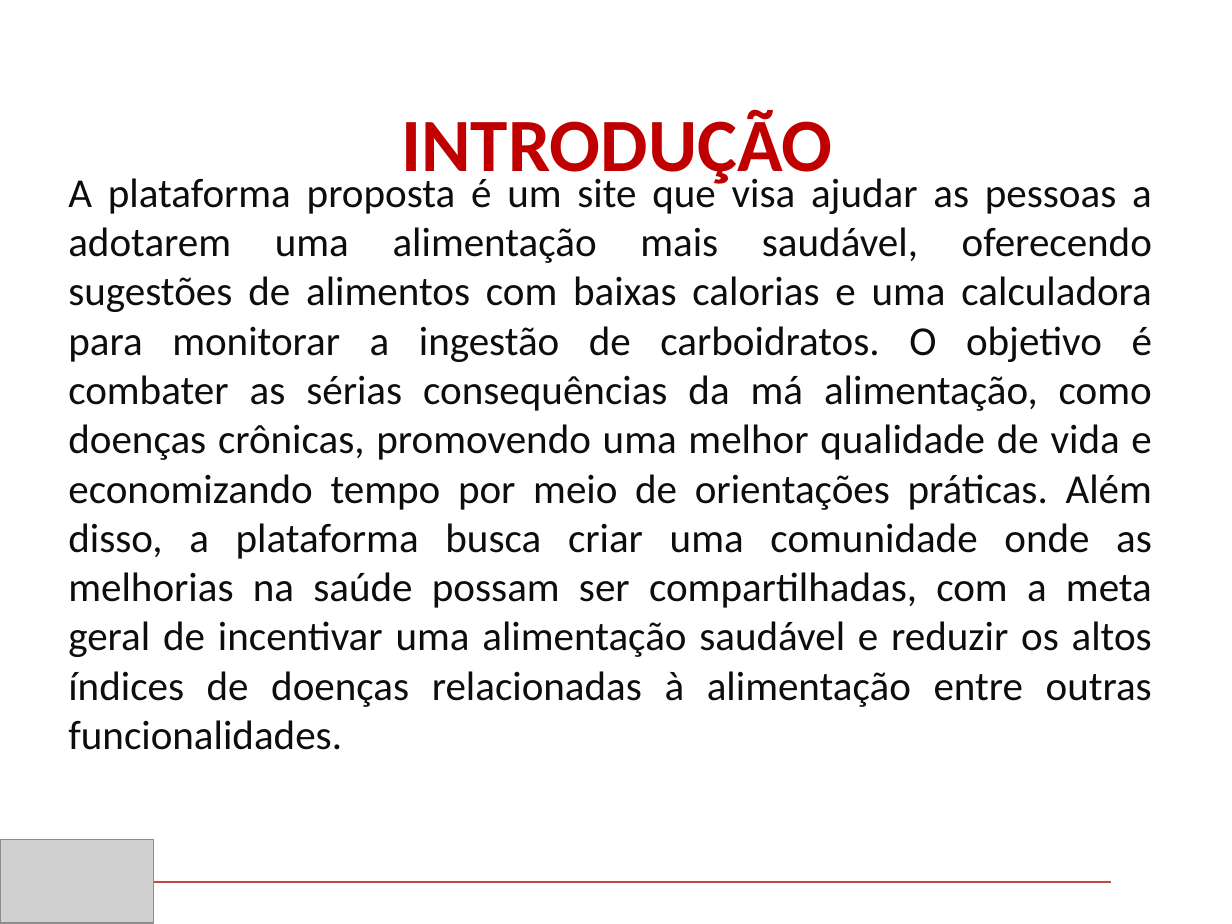
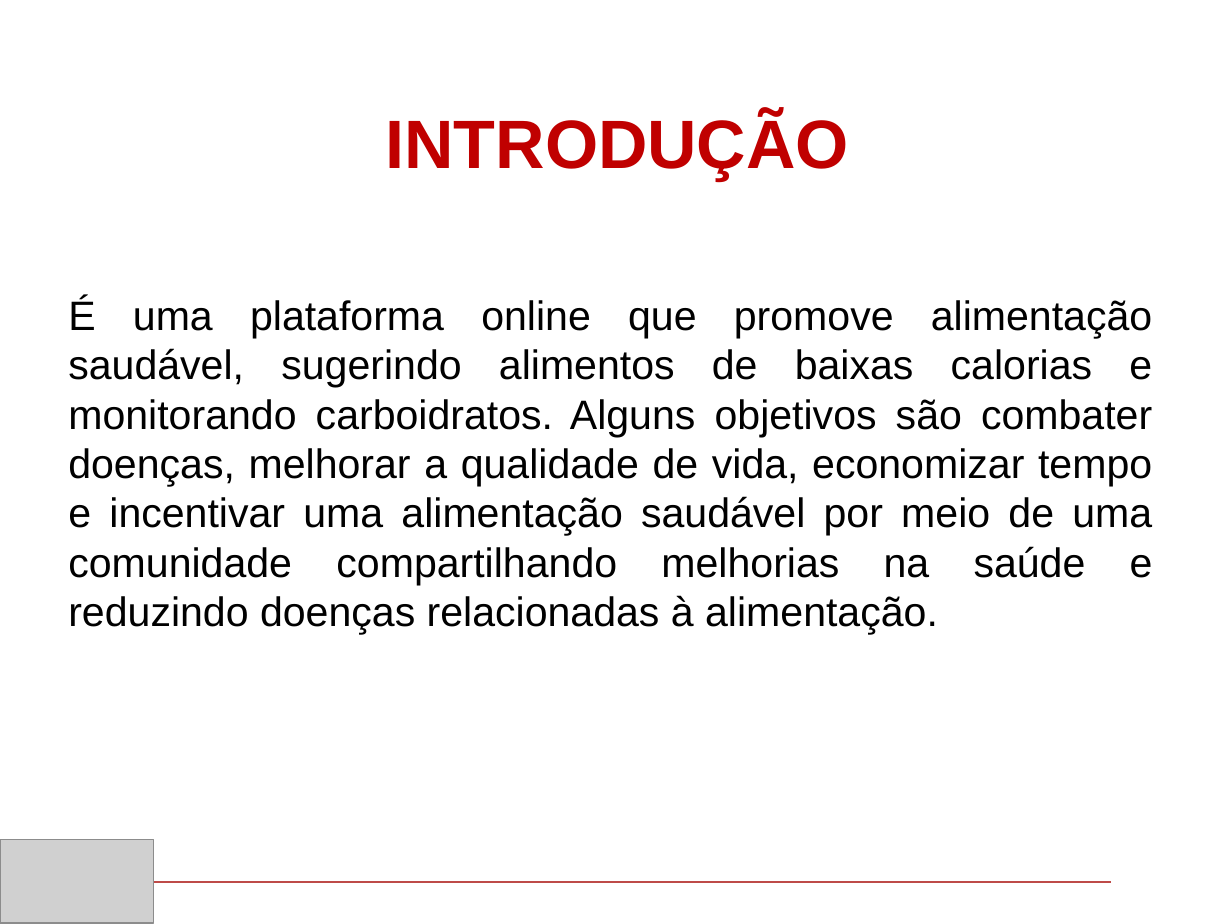
Before and after one commit to Ma2903/TCC--Escrito-e-design, a slide deck: slide 4 of powerpoint.pptx. Drawn at 1232x924 pixels with LibreOffice and Linux fonts; fonts in the diff are those of the drawing; grey boxes stand for pictures; background and template pictures are left out. Boxes give left, top, right and bottom in pixels: in the first picture for what was removed or moved away, otherwise in the second. Text is boxed around its words. In the diff, an @@ line names an element or a change of style, - is before the commit and + after.

```diff
--- a/powerpoint.pptx
+++ b/powerpoint.pptx
@@ title "INTRODUÇÃO" at [386, 114, 849, 181]: size 44 to 40 pt, font Calibri to Arial @@
@@ text at [68, 297, 1153, 634]: text changed; font Calibri to Arial; text colour #0D0D0D to #000000 @@
-A plataforma proposta é um site que visa ajudar as pessoas a adotarem uma alimentação mais saudável, oferecendo sugestões de alimentos com baixas calorias e uma calculadora para monitorar a ingestão de carboidratos. O objetivo é combater as sérias consequências da má alimentação, como doenças crônicas, promovendo uma melhor qualidade de vida e economizando tempo por meio de orientações práticas. Além disso, a plataforma busca criar uma comunidade onde as melhorias na saúde possam ser compartilhadas, com a meta geral de incentivar uma alimentação saudável e reduzir os altos índices de doenças relacionadas à alimentação entre outras funcionalidades.
+É uma plataforma online que promove alimentação saudável, sugerindo alimentos de baixas calorias e monitorando carboidratos. Alguns objetivos são combater doenças, melhorar a qualidade de vida, economizar tempo e incentivar uma alimentação saudável por meio de uma comunidade compartilhando melhorias na saúde e reduzindo doenças relacionadas à alimentação.
```
Also in this commit, not shown: 4 other slides changed, 7 slides added, 5 slides removed, 1 other file.
